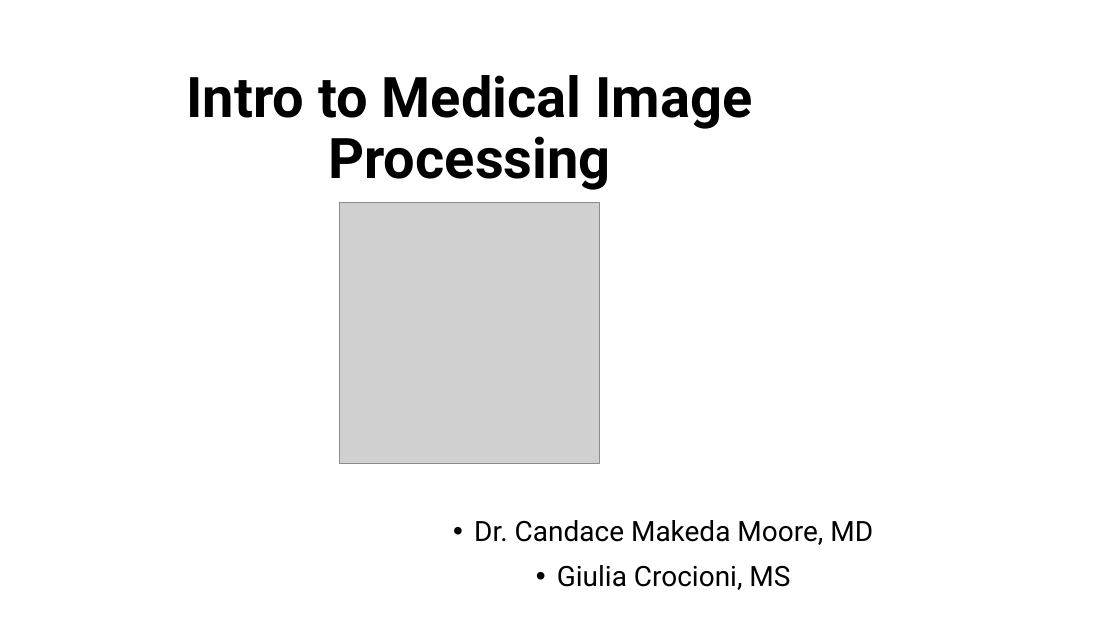
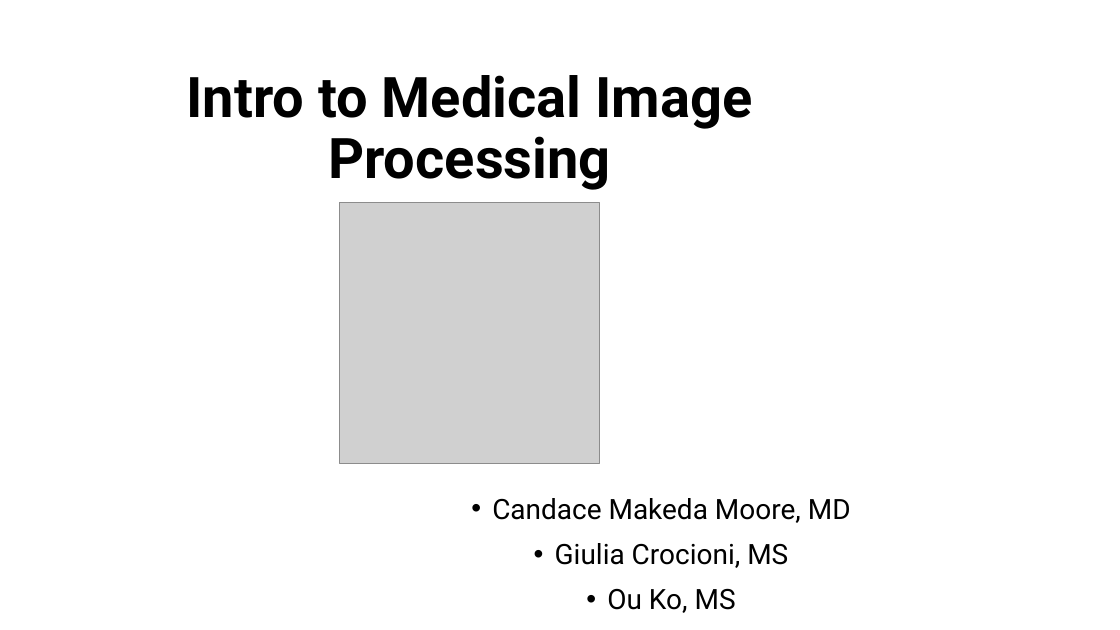
Before and after one commit to esciencecenter-digital-skills/medical-image-processing-materials, a slide deck: slide 1 of presentations/first_intro_1.pptx. Drawn at 1120x630 pixels with LibreOffice and Linux fonts; fonts in the diff are those of the drawing; grey boxes stand for pictures; background and template pictures are left out. Boxes give left, top, right and bottom in pixels: in the first picture for what was removed or moved away, otherwise in the second. Text is boxed around its words. In the diff, an @@ line names an element or a change of style, - is before the commit and + after.

```diff
--- a/presentations/first_intro_1.pptx
+++ b/presentations/first_intro_1.pptx
@@ subtitle "Candace Makeda Moore, MD": place and size @@
-subtitle "Candace Makeda Moore, MD" at box(474, 520, 873, 590)
+subtitle "Candace Makeda Moore, MD" at box(492, 498, 851, 613)
@@ subtitle at box(492, 498, 851, 523): text changed @@
-• Dr. Candace Makeda Moore, MD
+• Candace Makeda Moore, MD
@@ subtitle at box(607, 588, 736, 613): paragraph added @@
+• Ou Ko, MS
```
Also in this commit, not shown: 2 other slides changed, 1 slide added.
